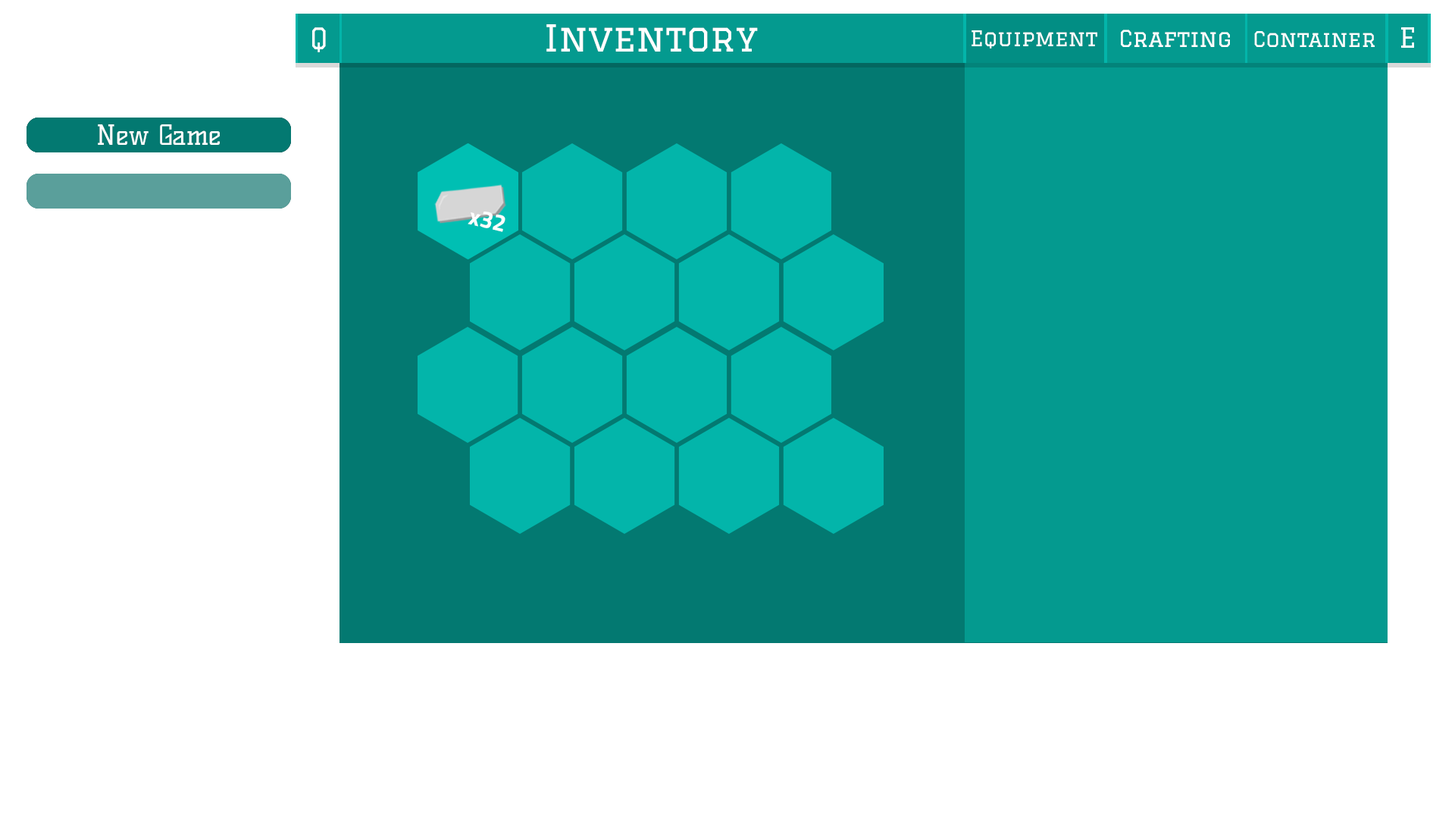
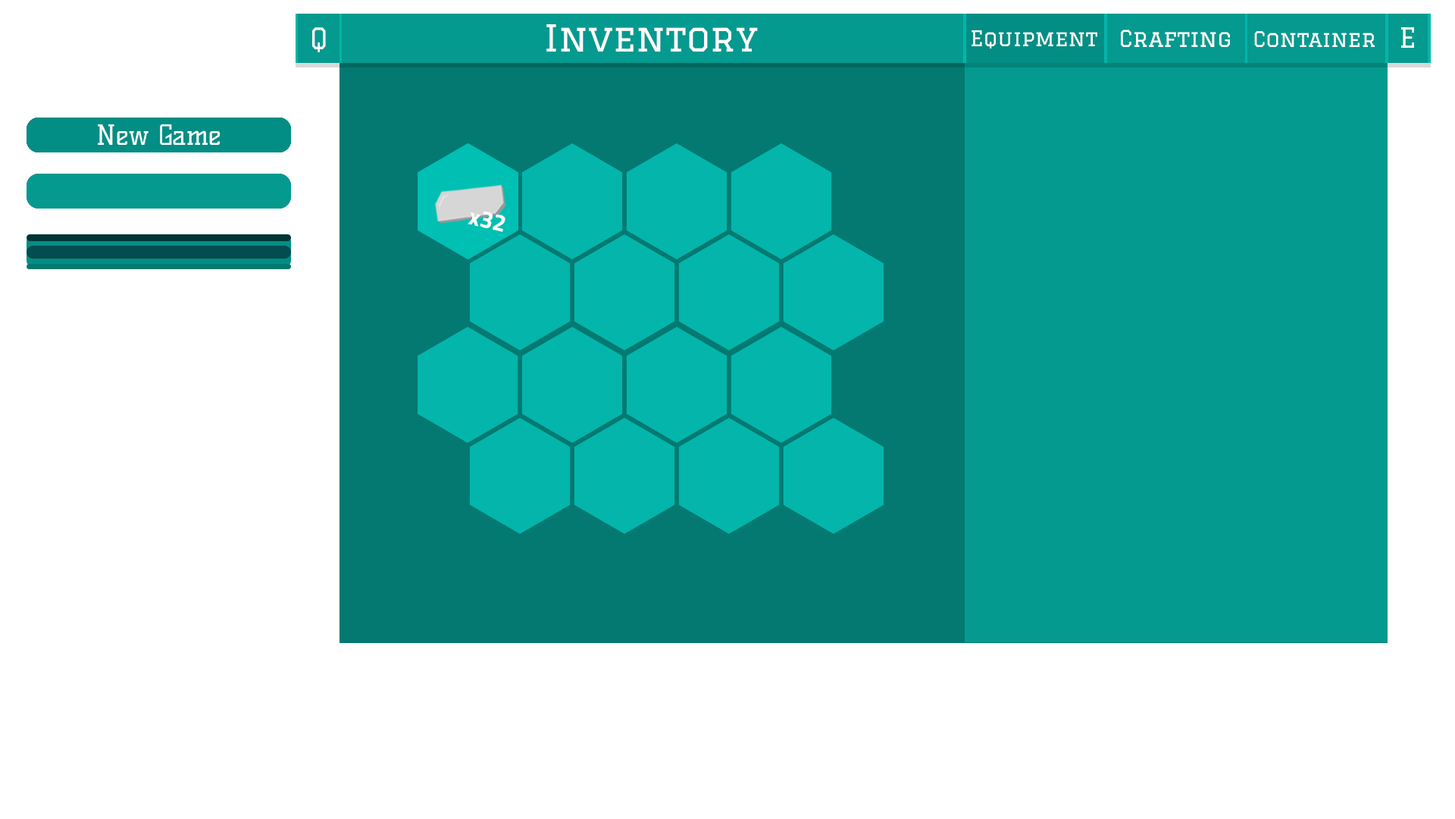
The second 1455×819 image is a revision of the first. Changes to its layers:
added group "Progress Bar" with 4 layers in group "Widgets" over [26, 234, 292, 270]
added layer "Highlight 1" in group "Progress Bar" over [26, 234, 292, 242]
added layer "Highlight 2" in group "Progress Bar" over [26, 263, 292, 270]
added layer "Progress" in group "Progress Bar" over [26, 245, 292, 259]
added layer "Background" in group "Progress Bar" over [26, 234, 292, 267]
painted on "Selection Color" over [26, 173, 292, 209]
showed "Pressed" over [26, 117, 292, 153]
